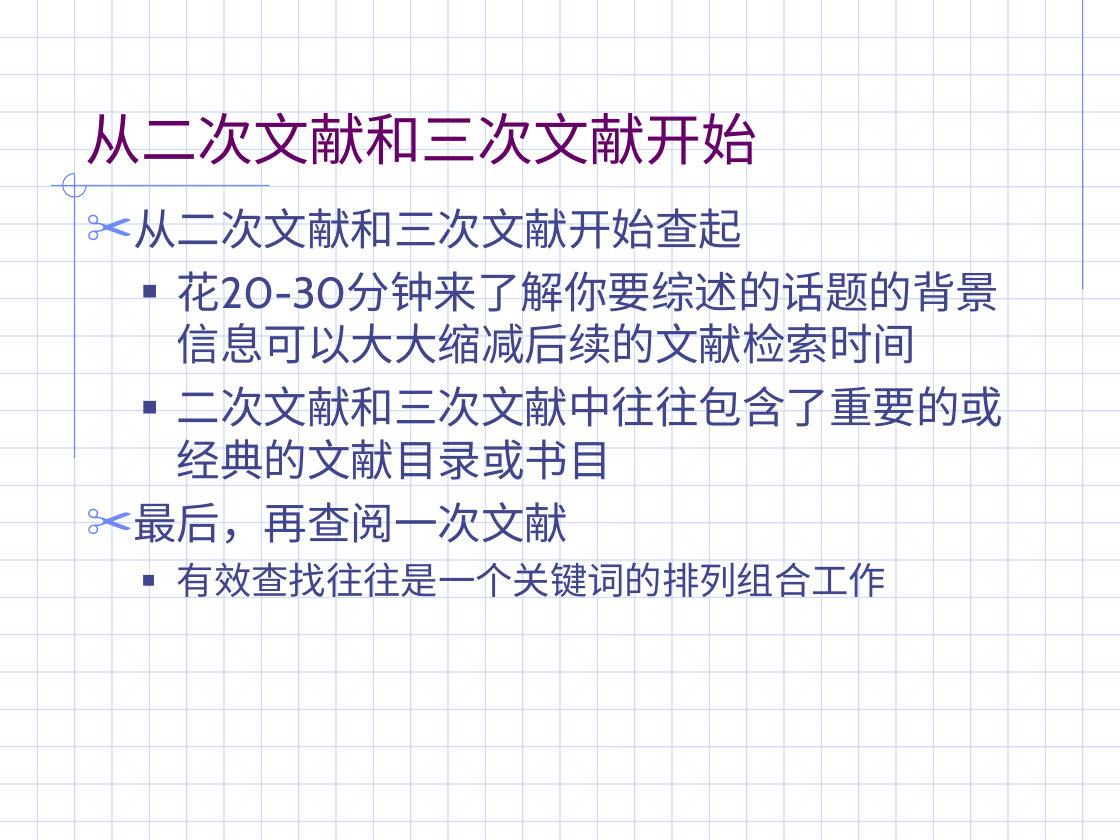
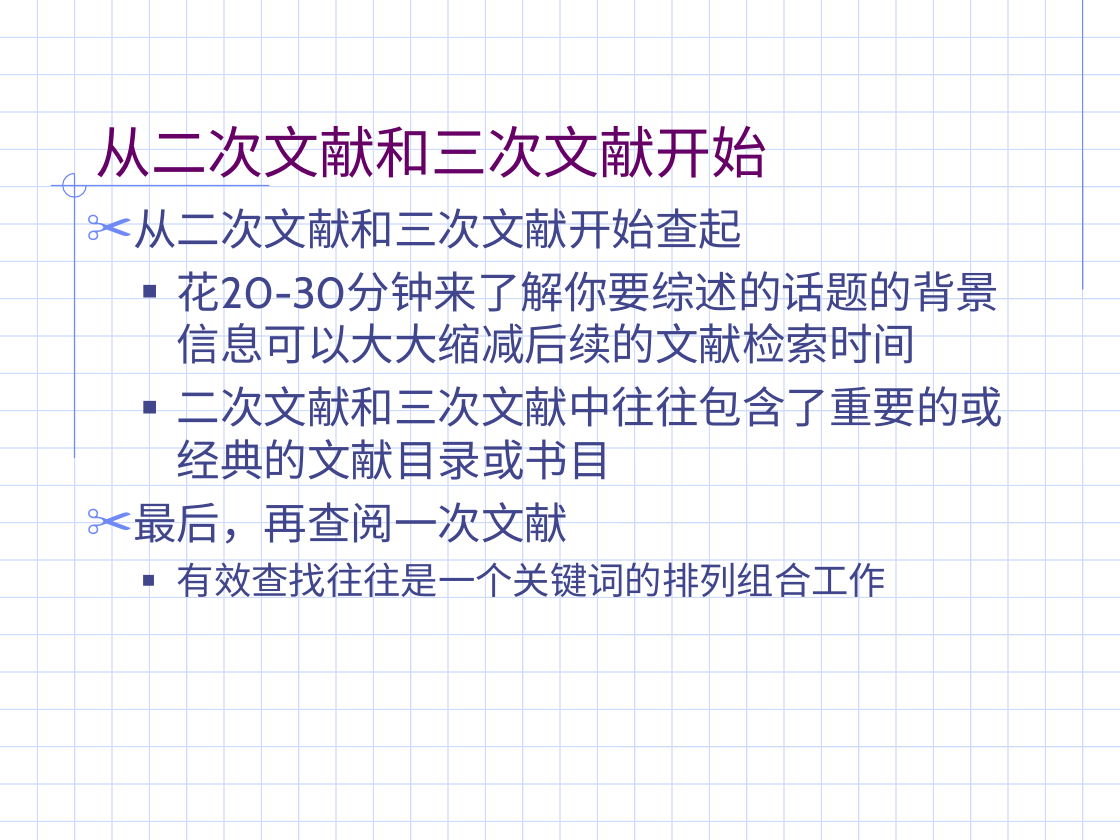
Before and after one commit to usiege/UCAS, a slide deck: slide 26 of 2-信息检索/文献检索与文献综述-IT.ppt. Drawn at 1120x840 pixels with LibreOffice and Linux fonts; fonts in the diff are those of the drawing; background and template pictures are left out. Boxes give left, top, right and bottom in pixels: in the first picture for what was removed or moved away, otherwise in the second. Text is boxed around its words. In the diff, an @@ line names an element or a change of style, - is before the commit and + after.

```diff
--- a/2-信息检索/文献检索与文献综述-IT.ppt
+++ b/2-信息检索/文献检索与文献综述-IT.ppt
@@ title "从二次文献和三次文献开始": place and size @@
-title "从二次文献和三次文献开始" at [86,104,758,175]
+title "从二次文献和三次文献开始" at [95,117,767,188]
```
Also in this commit, not shown: 6 other files.
